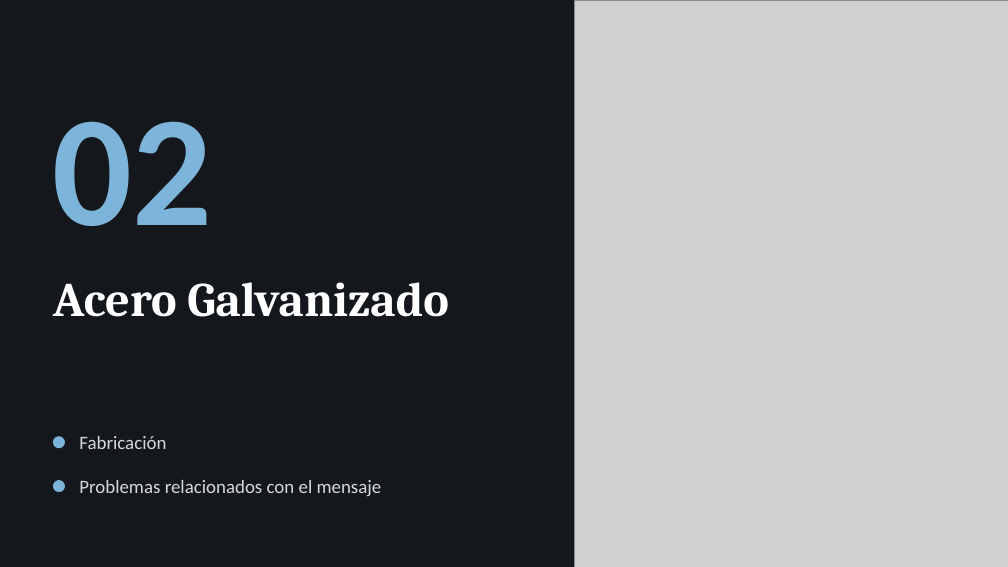
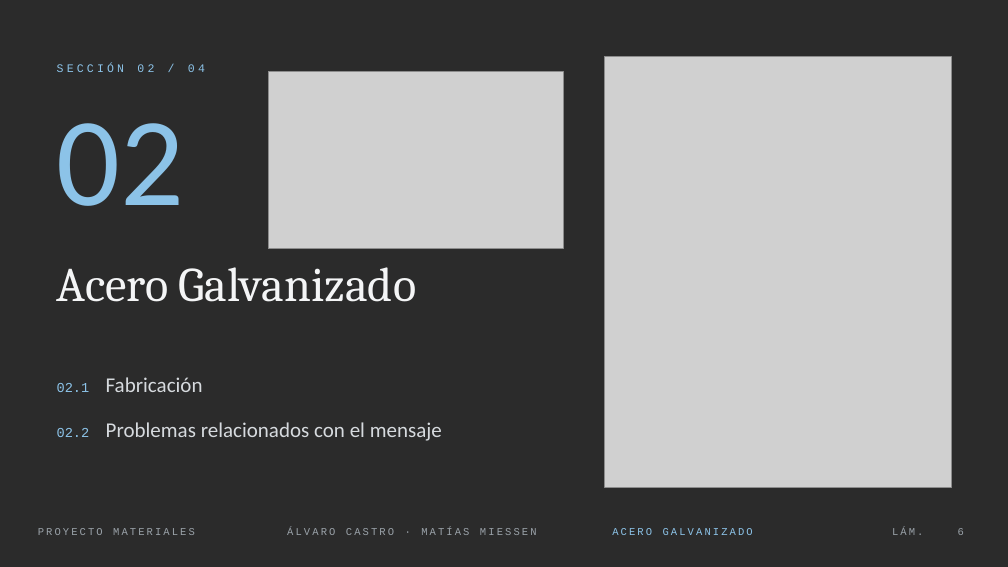
Before and after one commit to Elcastor124/Deutschtrainer, a slide deck: slide 6 of proyecto-materiales/Proyecto-Materiales_Castro-Miessen.pptx. Drawn at 1008x567 pixels with LibreOffice and Linux fonts; fonts in the diff are those of the drawing; grey boxes stand for pictures; background and template pictures are left out; a plain dark background stands for a picture behind light text. Boxes give left, top, right and bottom in pixels: in the first picture for what was removed or moved away, otherwise in the second. Text is boxed around its words. In the diff, an @@ line names an element or a change of style, - is before the commit and + after.

```diff
--- a/proyecto-materiales/Proyecto-Materiales_Castro-Miessen.pptx
+++ b/proyecto-materiales/Proyecto-Materiales_Castro-Miessen.pptx
@@ background #FFFFFF to picture (left out) @@
@@ rectangle removed at <box>0,0,1008,567</box> @@
@@ picture: place and size @@
-picture at <box>575,0,1008,567</box>
+picture at <box>605,57,951,488</box>
@@ text "02" at <box>57,123,185,206</box>: size 150 to 120 pt, text colour #7DB4DA to #8CC3E8, bold off @@
@@ text added at <box>57,64,205,72</box>, 11 pt, text #8CC3E8 @@
+SECCIÓN 02 / 04
@@ picture added at <box>268,72,563,249</box> @@
@@ title "Acero Galvanizado": place and size @@
-title "Acero Galvanizado" at <box>53,282,448,317</box>
+title "Acero Galvanizado" at <box>57,267,416,302</box>
@@ title "Acero Galvanizado" at <box>57,267,416,302</box>: text colour #FFFFFF to #F4F5F6, bold off @@
@@ text at <box>57,377,203,392</box>: text changed; size 18 to 20 pt; text colour #D5D9DC to #D6DADE @@
-Fabricación
+02.1 Fabricación
@@ ellipse removed at <box>53,436,65,448</box> @@
@@ text at <box>57,422,442,441</box>: text changed; size 18 to 20 pt; text colour #D5D9DC to #D6DADE @@
-Problemas relacionados con el mensaje
+02.2 Problemas relacionados con el mensaje
@@ ellipse removed at <box>53,480,65,492</box> @@
@@ text added at <box>38,528,195,535</box>, 10 pt, text #9AA2A9 @@
+PROYECTO MATERIALES
@@ text added at <box>287,528,537,535</box>, 10 pt, text #9AA2A9 @@
+ÁLVARO CASTRO · MATÍAS MIESSEN
@@ text added at <box>612,528,753,535</box>, 10 pt, text #8CC3E8 @@
+ACERO GALVANIZADO
@@ text added at <box>892,528,923,535</box>, 10 pt, text #9AA2A9 @@
+LÁM.
@@ page number added at <box>958,528,964,535</box>, 10 pt, text #9AA2A9 @@
+6
```
Also in this commit, not shown: 14 other slides changed.
